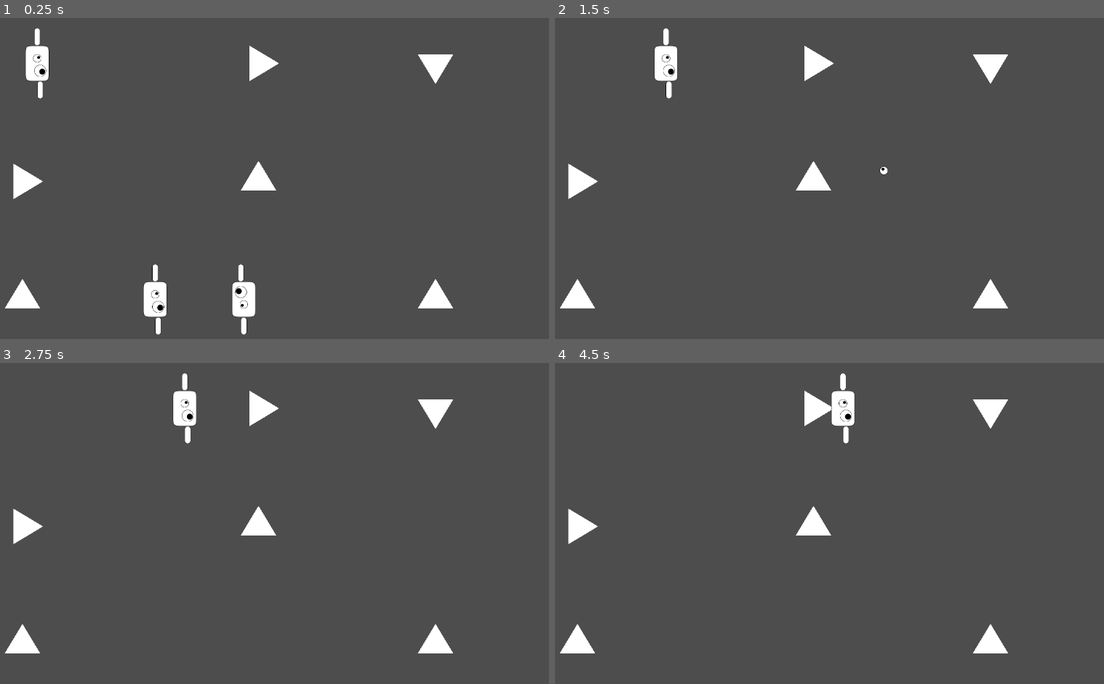
Above: before the commit, frames 1-4 (two rows, left to right).
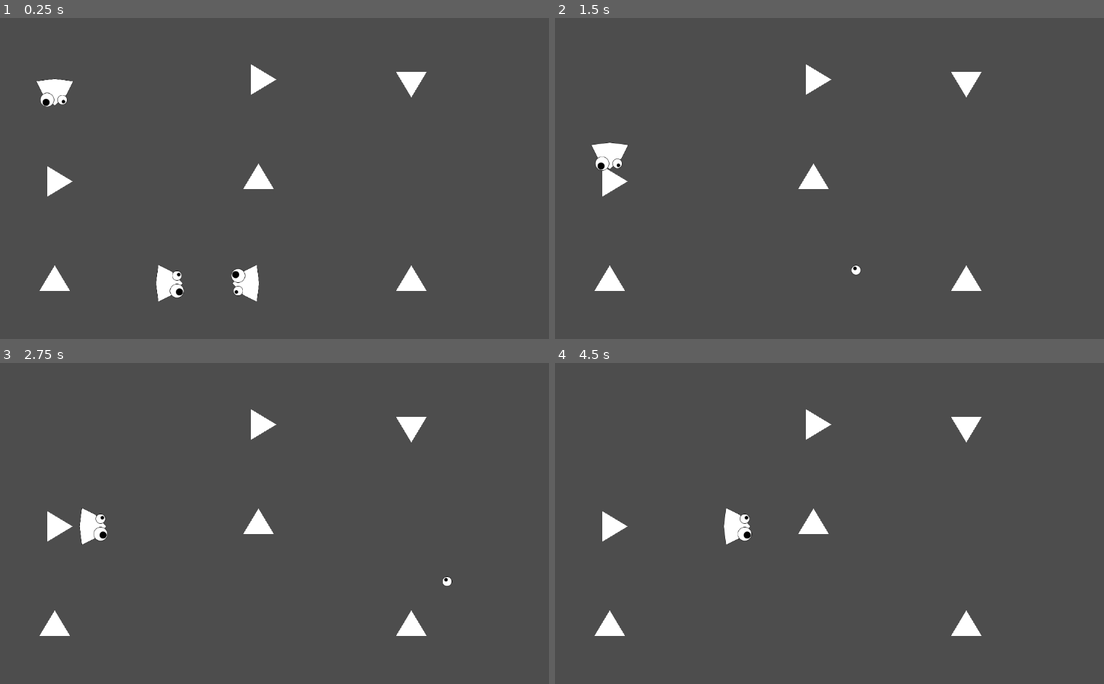
Above: after the commit, the same moments.

Repository: JeanKouss/one-at-a-time
Game: Godot game, scene res://scenes/tests/MapSample.tscn
Same seed, same stepped clock (60 frames per second), same inputs: the game is played once before the commit and once after it. The project has no main scene, so this scene is started directly.
Inputs:
- Up to frame 1 (0.25 s): no input
- Up to frame 2 (1.5 s): no input
- Up to frame 3 (2.75 s): no input
- Up to frame 4 (4.5 s): no input

The runs differ from the first frame. In frame 1, 5.0% of the frame differs, in the area x 0-83%, y 3-99%; in frame 2, 3.7%; in frame 3, 3.7%; in frame 4, 3.6%.

Commit message:
art : bot style changed

Diff:
--- a/scenes/RobToy/RobToy.tscn
+++ b/scenes/RobToy/RobToy.tscn
@@ -1,7 +1,7 @@
-[gd_scene load_steps=12 format=3 uid="uid://bmi5tsem3iw7n"]
+[gd_scene load_steps=11 format=3 uid="uid://bmi5tsem3iw7n"]
 
 [ext_resource type="Script" path="res://scenes/RobToy/RobToy.gd" id="1_0fnyv"]
-[ext_resource type="Texture2D" uid="uid://byrh01rnqthrw" path="res://assets/textures/body.png" id="2_4elp4"]
+[ext_resource type="Texture2D" uid="uid://bywqghlbbgy8t" path="res://assets/textures/body-v2.png" id="2_150gn"]
 [ext_resource type="Texture2D" uid="uid://dxokprh83hpmi" path="res://assets/textures/left-eye.png" id="3_etcpb"]
 [ext_resource type="Texture2D" uid="uid://beowbnrlf5pq4" path="res://assets/textures/right-eye.png" id="4_aytw3"]
 [ext_resource type="Texture2D" uid="uid://bt1mhvfjrbibo" path="res://assets/textures/arm.png" id="5_xffpl"]
@@ -14,20 +14,16 @@
 size = Vector2(80, 120)
 
 [sub_resource type="CircleShape2D" id="CircleShape2D_2pqjs"]
-radius = 20.6155
+radius = 25.8
 
 [sub_resource type="CircleShape2D" id="CircleShape2D_kw0mf"]
-radius = 14.0
-
-[sub_resource type="CapsuleShape2D" id="CapsuleShape2D_u1ib5"]
-height = 60.0
+radius = 17.9
 
 [node name="RobToy" type="CharacterBody2D"]
-rotation = 12.5664
+rotation = 14.1372
 collision_mask = 0
 motion_mode = 1
 script = ExtResource("1_0fnyv")
-initial_dir = 1
 
 [node name="RobToyCollisionShape" type="CollisionShape2D" parent="."]
 shape = SubResource("RectangleShape2D_kktcp")
@@ -36,21 +32,25 @@
 rotation = -1.5708
 
 [node name="Body" type="Sprite2D" parent="Body"]
-texture = ExtResource("2_4elp4")
+texture = ExtResource("2_150gn")
 
 [node name="LeftEye" type="Sprite2D" parent="Body"]
-position = Vector2(17, 0)
+position = Vector2(30, 30)
+scale = Vector2(1.38, 1.38)
 texture = ExtResource("3_etcpb")
 
 [node name="RightEye" type="Sprite2D" parent="Body"]
-position = Vector2(-25, 10)
+position = Vector2(-30, 30)
+scale = Vector2(1.38, 1.38)
 texture = ExtResource("4_aytw3")
 
 [node name="RightArm" type="Sprite2D" parent="Body"]
+visible = false
 position = Vector2(-90, 10)
 texture = ExtResource("5_xffpl")
 
 [node name="LeftArm" type="Sprite2D" parent="Body"]
+visible = false
 position = Vector2(90, 0)
 texture = ExtResource("5_xffpl")
 
@@ -62,55 +62,30 @@
 
 [node name="ExplosionParts" type="Node2D" parent="."]
 unique_name_in_owner = true
-visible = false
 script = ExtResource("6_e8kt6")
 
 [node name="RightEye" type="RigidBody2D" parent="ExplosionParts"]
-position = Vector2(10, 25)
+position = Vector2(30, 30)
 collision_mask = 0
 gravity_scale = 0.0
 
 [node name="RightEye" type="Sprite2D" parent="ExplosionParts/RightEye"]
+scale = Vector2(1.38, 1.38)
 texture = ExtResource("4_aytw3")
 
 [node name="CollisionShape2D" type="CollisionShape2D" parent="ExplosionParts/RightEye"]
 shape = SubResource("CircleShape2D_2pqjs")
 
 [node name="LeftEye" type="RigidBody2D" parent="ExplosionParts"]
-position = Vector2(-5.94475e-06, -17)
+position = Vector2(30, -30)
 collision_mask = 0
 gravity_scale = 0.0
 
 [node name="LeftEye" type="Sprite2D" parent="ExplosionParts/LeftEye"]
+scale = Vector2(1.38, 1.38)
 texture = ExtResource("3_etcpb")
 
 [node name="CollisionShape2D" type="CollisionShape2D" parent="ExplosionParts/LeftEye"]
 shape = SubResource("CircleShape2D_kw0mf")
 
-[node name="RightArm" type="RigidBody2D" parent="ExplosionParts"]
-position = Vector2(10, 90)
-rotation = -1.5708
-collision_mask = 0
-gravity_scale = 0.0
-
-[node name="RightArm" type="Sprite2D" parent="ExplosionParts/RightArm"]
-texture = ExtResource("5_xffpl")
-
-[node name="CollisionShape2D" type="CollisionShape2D" parent="ExplosionParts/RightArm"]
-rotation = 1.5708
-shape = SubResource("CapsuleShape2D_u1ib5")
-
-[node name="LeftArm" type="RigidBody2D" parent="ExplosionParts"]
-position = Vector2(-3.14722e-05, -90)
-rotation = -1.5708
-collision_mask = 0
-gravity_scale = 0.0
-
-[node name="LeftArm" type="Sprite2D" parent="ExplosionParts/LeftArm"]
-texture = ExtResource("5_xffpl")
-
-[node name="CollisionShape2D" type="CollisionShape2D" parent="ExplosionParts/LeftArm"]
-rotation = 1.5708
-shape = SubResource("CapsuleShape2D_u1ib5")
-
 [connection signal="body_entered" from="ContactArea" to="." method="_on_contact_area_body_entered"]
--- /dev/null
+++ b/scenes/factories/FactorySmall.tscn
@@ -0,0 +1,19 @@
+[gd_scene load_steps=2 format=3 uid="uid://dj6y7xe1nn0t7"]
+
+[sub_resource type="Environment" id="Environment_71e78"]
+background_mode = 3
+background_color = Color(0.519931, 0.340077, 0.593292, 1)
+
+[node name="FactorySmall" type="Node2D"]
+
+[node name="Camera2D" type="Camera2D" parent="."]
+zoom = Vector2(0.5, 0.5)
+
+[node name="StaticBody2D" type="StaticBody2D" parent="."]
+
+[node name="CollisionPolygon2D" type="CollisionPolygon2D" parent="StaticBody2D"]
+build_mode = 1
+polygon = PackedVector2Array(-1100, -600, 1100, -600, 1100, 600, -1100, 600)
+
+[node name="WorldEnvironment" type="WorldEnvironment" parent="."]
+environment = SubResource("Environment_71e78")
--- /dev/null
+++ b/scenes/levels/level0/Level0.tscn
@@ -0,0 +1,28 @@
+[gd_scene load_steps=5 format=3 uid="uid://i484fasf2v2q"]
+
+[ext_resource type="PackedScene" uid="uid://dj6y7xe1nn0t7" path="res://scenes/factories/FactorySmall.tscn" id="1_ixj1y"]
+[ext_resource type="PackedScene" uid="uid://cqrdpuvsq0yg3" path="res://scenes/RobDirChanger/RobDirChanger.tscn" id="2_b4hvc"]
+[ext_resource type="PackedScene" uid="uid://bmi5tsem3iw7n" path="res://scenes/RobToy/RobToy.tscn" id="3_cdtq8"]
+[ext_resource type="PackedScene" uid="uid://b1s6wyq5vesfb" path="res://scenes/Exit/Exit.tscn" id="4_tf3gf"]
+
+[node name="Level0" type="Node2D"]
+
+[node name="FactorySmall" parent="." instance=ExtResource("1_ixj1y")]
+
+[node name="Directions" type="Node2D" parent="."]
+
+[node name="RobDirChanger" parent="Directions" instance=ExtResource("2_b4hvc")]
+facing = 3
+
+[node name="Toys" type="Node2D" parent="."]
+
+[node name="RobToy" parent="Toys" instance=ExtResource("3_cdtq8")]
+position = Vector2(-1000, 0)
+rotation = 12.5664
+initial_dir = 1
+
+[node name="Exits" type="Node2D" parent="."]
+
+[node name="Exit" parent="Exits" instance=ExtResource("4_tf3gf")]
+position = Vector2(1030, 0)
+rotation = 3.14159
--- a/scenes/tests/MapSample.tscn
+++ b/scenes/tests/MapSample.tscn
@@ -28,11 +28,12 @@
 
 [node name="RobToy" parent="." instance=ExtResource("2_vhivp")]
 position = Vector2(-800, -400)
-rotation = 0.0
+rotation = 1.5708
 
 [node name="RobToy2" parent="." instance=ExtResource("2_vhivp")]
 position = Vector2(-400, 400)
 rotation = 18.8496
+initial_dir = 1
 
 [node name="RobToy3" parent="." instance=ExtResource("2_vhivp")]
 position = Vector2(0, 400)
@@ -40,4 +41,4 @@
 initial_dir = 3
 
 [node name="Camera2D" type="Camera2D" parent="."]
-zoom = Vector2(0.585, 0.585)
+zoom = Vector2(0.505, 0.505)
Binary file changed: assets/textures/body-v2.png
